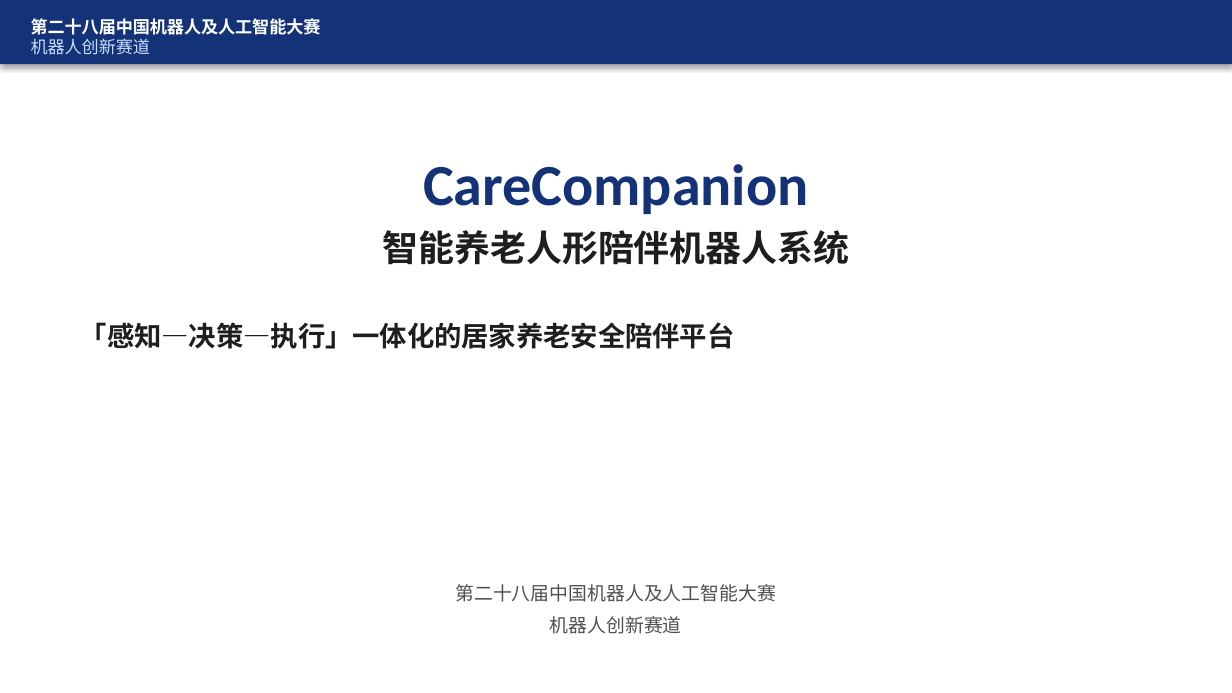
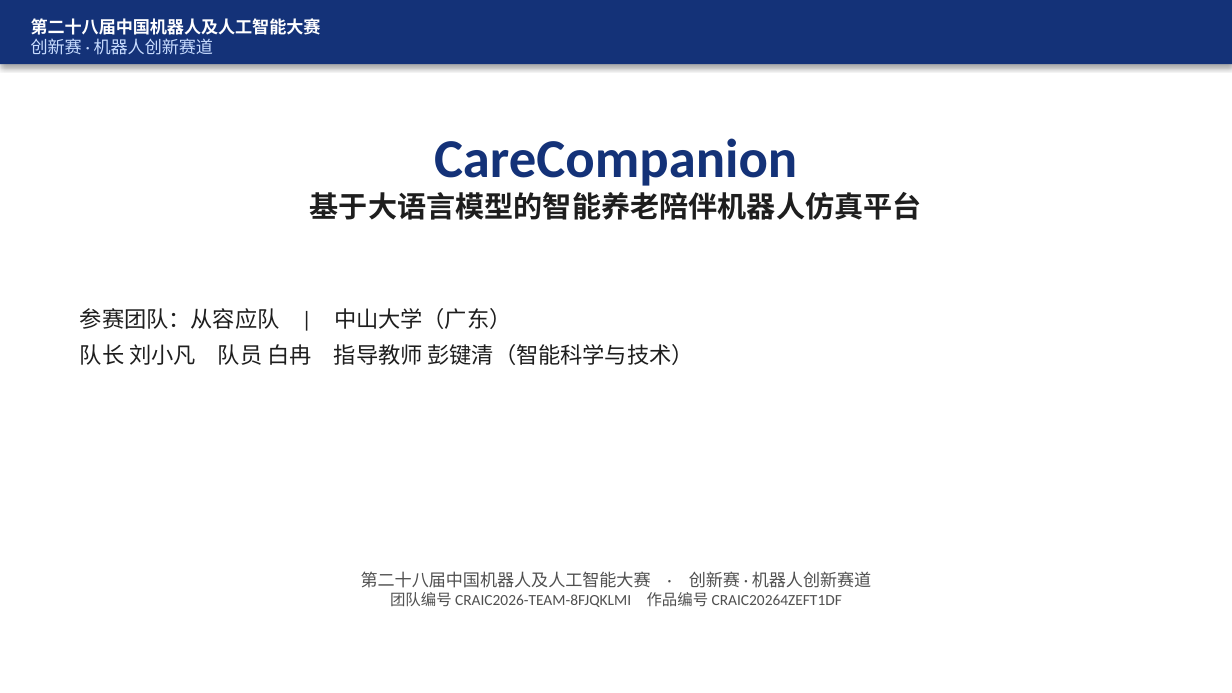
Before and after one commit to FBB123571/ElderCare-Humanoid-Platform, a slide deck: slide 1 of docs/答辩_CareCompanion.pptx. Drawn at 1232x693 pixels with LibreOffice and Linux fonts; fonts in the diff are those of the drawing. Boxes give left, top, right and bottom in pixels: in the first picture for what was removed or moved away, otherwise in the second. Text is boxed around its words. In the diff, an @@ line names an element or a change of style, - is before the commit and + after.

Commit message:
docs: add CRAIC team info and GitHub QR to defense PPT
Fill cover and entry slides for 从容应队 / SYSU, embed repo QR code,
and sync README with registration IDs.

```diff
--- a/docs/答辩_CareCompanion.pptx
+++ b/docs/答辩_CareCompanion.pptx
@@ text at (31, 38, 213, 55): text changed @@
-机器人创新赛道
+创新赛 · 机器人创新赛道
@@ text "CareCompanion": place and size @@
-text "CareCompanion" at (423, 164, 808, 214)
+text "CareCompanion" at (434, 138, 797, 186)
@@ text "CareCompanion" at (434, 138, 797, 186): size 34 to 32 pt @@
@@ text at (310, 192, 922, 220): text changed; size 21 to 17 pt @@
-智能养老人形陪伴机器人系统
+基于大语言模型的智能养老陪伴机器人仿真平台
@@ text at (80, 308, 694, 365): text changed; size 16 to 13 pt; bold off @@
-「感知—决策—执行」一体化的居家养老安全陪伴平台
+参赛团队：从容应队 | 中山大学（广东）
+队长 刘小凡 队员 白冉 指导教师 彭键清（智能科学与技术）
@@ text at (361, 571, 871, 607): text changed; size 11 to 9 pt @@
-第二十八届中国机器人及人工智能大赛
+第二十八届中国机器人及人工智能大赛 · 创新赛 · 机器人创新赛道
+团队编号 CRAIC2026-TEAM-8FJQKLMI 作品编号 CRAIC20264ZEFT1DF
@@ text removed at (550, 616, 682, 634) @@
-机器人创新赛道
```
Also in this commit, not shown: 26 other slides changed, 2 slides added, 4 other files.
